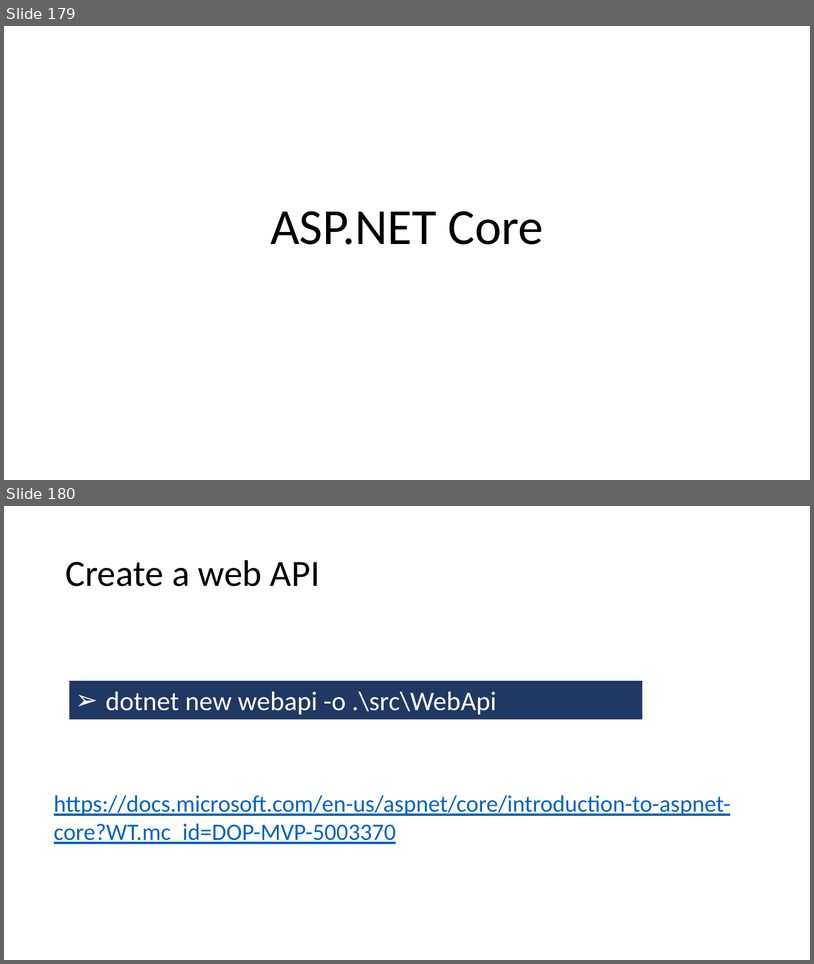
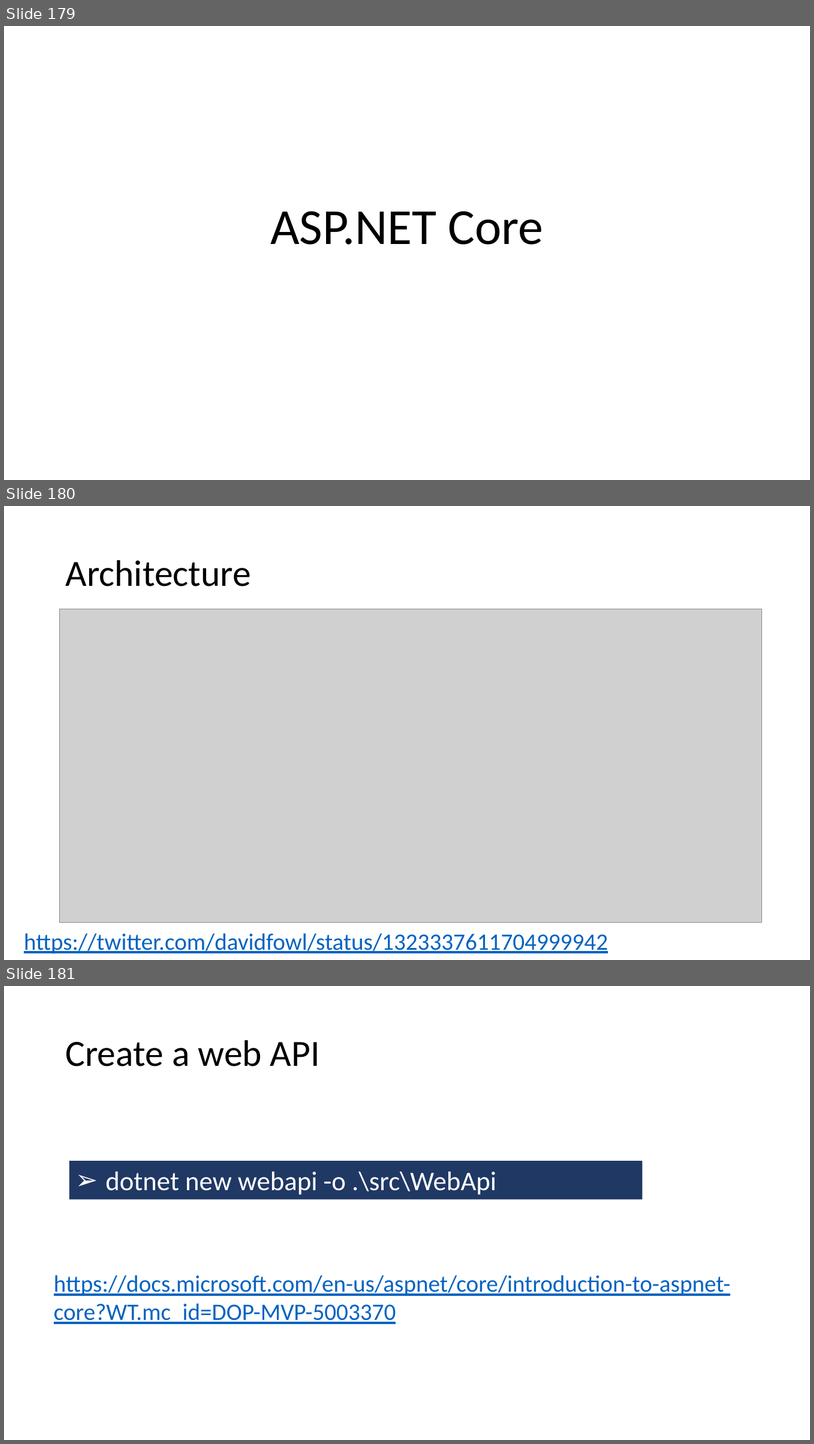
Before and after one commit to guillaume-chervet/course.dotnet, a slide deck: documentations/dotnet.pptx. Shown one above the other, each under a label of ours: slides 179 and 180 before the commit, slides 179, 180 and 181 after it. The pictures are 814x964 and 814x1444 pixels, drawn with LibreOffice and Linux fonts; fonts in the diff are those of the drawing; grey boxes stand for pictures. Boxes give left, top, right and bottom in pixels: in the first picture for what was removed or moved away, otherwise in the second. Text is boxed around its words. In the diff, an @@ line names an element or a change of style, - is before the commit and + after.

```diff
--- a/documentations/dotnet.pptx
+++ b/documentations/dotnet.pptx
@@ slide 180 added at [4, 506, 810, 960], background #FFFFFF @@
@@ title added at [65, 560, 251, 586], 44 pt, text #000000 @@
+Architecture
@@ picture added at [60, 609, 762, 922] @@
@@ text added at [24, 933, 608, 954], 28 pt, text #0563C1, underline @@
+https://twitter.com/davidfowl/status/1323337611704999942
@@ what was slide 180 is now slide 181 @@
```
Also in this commit, not shown: 3 other slides added, 10 other files.
